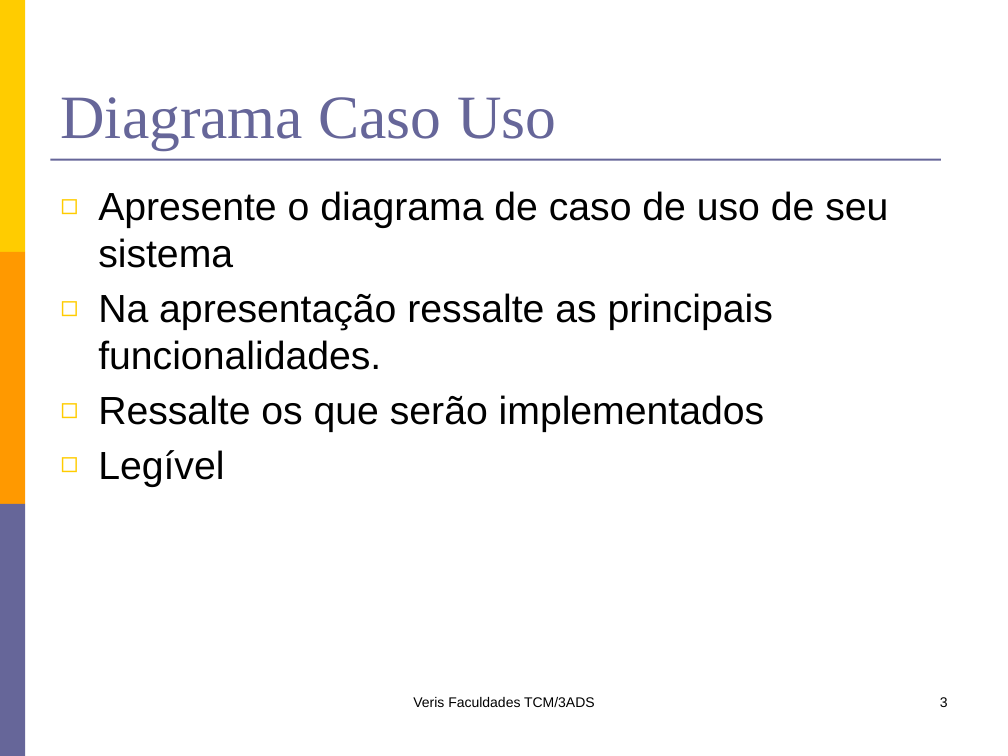
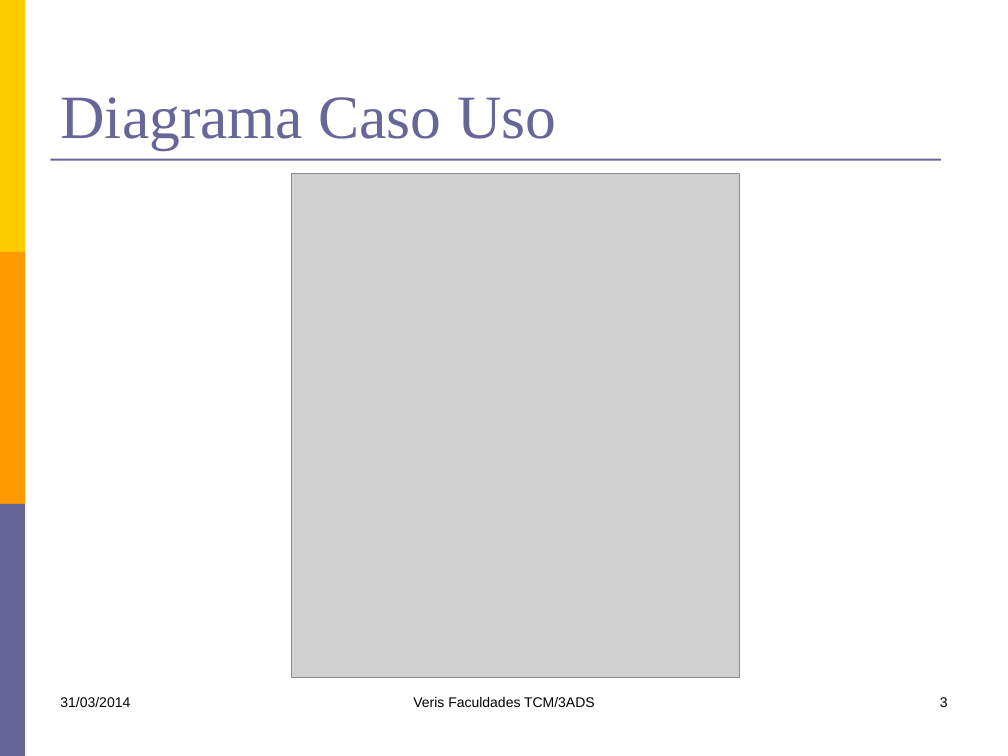
Before and after one commit to kokmz/TCCHUE, a slide deck: slide 3 of documentacao/G4_Apresentacao1sem2014.pptx. Drawn at 1008x756 pixels with LibreOffice and Linux fonts; fonts in the diff are those of the drawing; grey boxes stand for pictures. Boxes give left, top, right and bottom in pixels: in the first picture for what was removed or moved away, otherwise in the second. Text is boxed around its words. In the diff, an @@ line names an element or a change of style, - is before the commit and + after.

```diff
--- a/documentacao/G4_Apresentacao1sem2014.pptx
+++ b/documentacao/G4_Apresentacao1sem2014.pptx
@@ picture added at (291, 173, 739, 677) @@
@@ text removed at (98, 191, 888, 487) @@
-◻ Apresente o diagrama de caso de uso de seu sistema
-◻ Na apresentação ressalte as principais funcionalidades.
-◻ Ressalte os que serão implementados
-◻ Legível
@@ text added at (60, 697, 130, 707), 10 pt, text #000000 @@
+31/03/2014
```
Also in this commit, not shown: 4 other slides changed.
